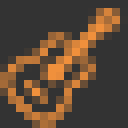
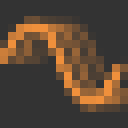
Layer changes from the first 128×128 image to the second:
painted on "Слой 2 копия" over [0, 8, 128, 128]
